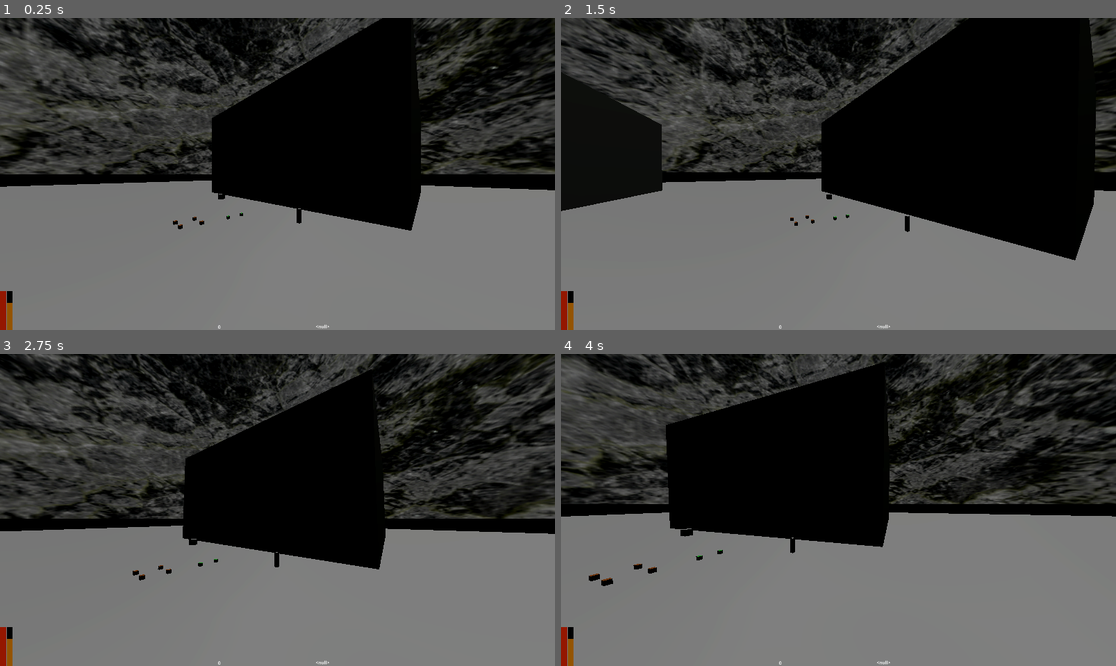
Above: before the commit, frames 1-4 (two rows, left to right).
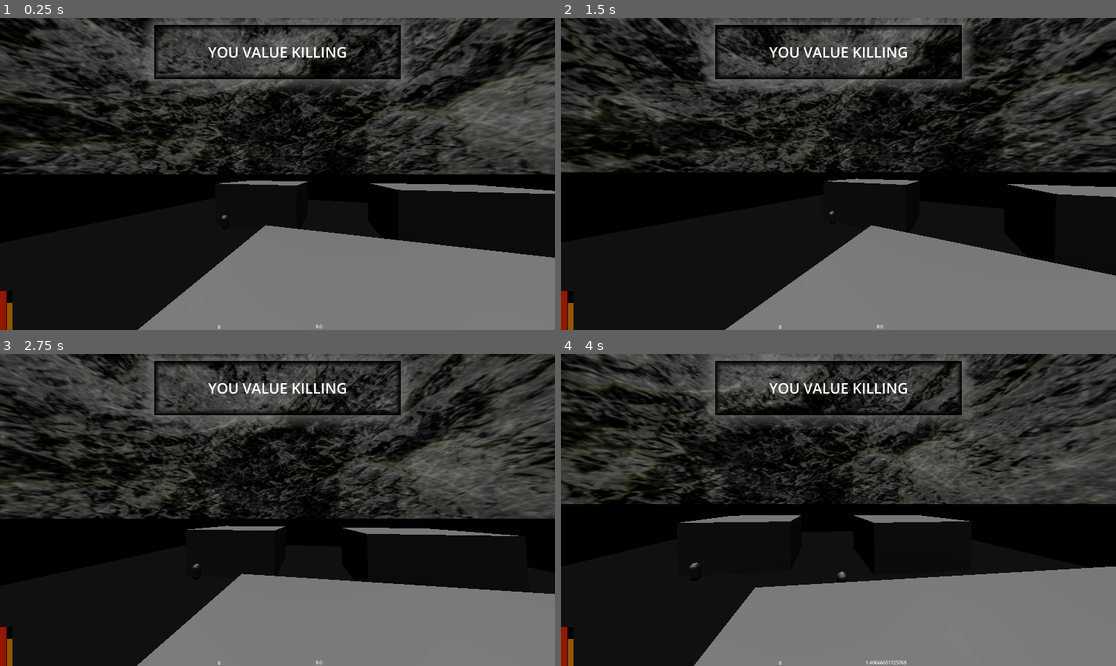
Above: after the commit, the same moments.

Repository: sharwenn-dev/debasement-game
Game: Godot game, scene res://test_world.tscn
The game is run twice, just before and just after one commit, with the same random seed, the same clock (stepped at 60 frames per second) and the same inputs.
Inputs (mouse positions are in pixels of both pictures, inside the frame that each line leads up to):
- Up to frame 1 (0.25 s): no input
- Up to frame 2 (1.5 s): tap Enter (ui_accept) at 0.5, 0.77 s; move the mouse to (866, 174) at 0.52 s; hold Up (ui_up) from 0.53 s (still down); tap F (interact) at 0.6, 1.35 s; move the mouse to (810, 174) at 1.27 s
- Up to frame 3 (2.75 s): keep holding Up (ui_up); tap Enter (ui_accept) at 1.52 s; move the mouse to (288, 503) at 2.02 s; tap F (interact) at 2.1 s
- Up to frame 4 (4 s): keep holding Up (ui_up); tap Enter (ui_accept) at 2.75, 3.02, 3.77 s; move the mouse to (832, 516) at 2.77 s; tap F (interact) at 2.85, 3.6 s; move the mouse to (877, 513) at 3.52 s

The runs differ from the first frame. In frame 1, 53% of the frame differs, in the area x 0-100%, y 0-100%; in frame 2, 51%; in frame 3, 53%; in frame 4, 53%.

Commit message:
5/16 value_handle global and testing

Diff:
--- a/base_human.gd
+++ b/base_human.gd
@@ -42,7 +42,7 @@
 	#if player.in_dialogue and dialogue_range.monitoring and not in_dialogue_range:
 		#player.end_dialogue() # FIX HERE!!!!
 	if data.health <= 0:
-		player.data.value_progs.kills += 1
+		player.data.value.kills += 1
 		queue_free()
 
 func interact():
--- a/debase_player.tscn
+++ b/debase_player.tscn
@@ -18,6 +18,7 @@
 
 var inertia = Vector3.ZERO
 var damage_lock = 0.0
+var fastest_falling = 0.0
 
 @onready var model = $MeshInstance3D
 @onready var health_bar = $head/Camera3D/HUD/health_bar
@@ -54,9 +55,10 @@
 	\"hunger\": 70,
 	\"left\": null,
 	\"right\": null,
-	\"value_progs\": {
+	\"value\": {
 		\"kills\": 0,
-		\"starve_time\": 0
+		\"starve_time\": 0,
+		\"fall_damage\": 0,
 	},
 }
 
@@ -92,16 +94,22 @@
 	pos.y = sin(time * BOB_FREQ) * BOB_AMP
 	return pos
 
-func take_damage(dmg):
-	if damage_lock == 0.0:
+func take_damage(dmg, type):
+	if damage_lock == 0.0 and type != \"fall\":
 		damage_lock = 0.5
 		data.health -= dmg
-		if data.health <= 0:
-			await get_tree().create_timer(0.25).timeout
+	elif type == \"fall\":
+		data.health -= dmg
+		data.value.fall_damage += dmg
+	pass
+
+func kill_check():
+	if data.health <= 0:
+		await get_tree().create_timer(0.25).timeout
+		if Input.get_mouse_mode() == Input.MOUSE_MODE_CAPTURED:
 			Input.set_mouse_mode(Input.MOUSE_MODE_VISIBLE)
-			OS.alert(\"You died!\")
-			get_tree().reload_current_scene()
-	pass
+		OS.alert(\"dead\")
+		get_tree().call_deferred(\"reload_current_scene\")
 
 func do_dialogue(text_set, page, character):
 	current_dialogue_set = text_set
@@ -162,8 +170,8 @@
 	and is_on_floor():
 		drop_item(data.right)
 
-	$head/Camera3D/HUD/left_test.text = str(data.value_progs.kills)
-	$head/Camera3D/HUD/right_test.text = str(data.right)
+	$head/Camera3D/HUD/left_test.text = str(data.value.kills)
+	$head/Camera3D/HUD/right_test.text = str(velocity.y)
 	if Input.is_action_just_pressed(\"left_click\") and data.left != null:
 		data.left.activate()
 	elif Input.is_action_just_pressed(\"right_click\") and data.right != null:
@@ -189,11 +197,7 @@
 		can_pickup = false
 
 	if data.health <= 0:
-		#kill
-		if Input.get_mouse_mode() == Input.MOUSE_MODE_CAPTURED:
-			Input.set_mouse_mode(Input.MOUSE_MODE_VISIBLE)
-		OS.alert(\"dead\")
-		get_tree().call_deferred(\"reload_current_scene\")
+		pass
 
 	time_since_hunger += delta
 	if time_since_hunger >= hunger_down_time:
@@ -216,7 +220,12 @@
 		get_tree().call_deferred(\"reload_current_scene\")
 
 	if not is_on_floor():
-		velocity += get_gravity() * delta
+		velocity += get_gravity() * delta * 2
+		fastest_falling = abs(velocity.y)
+	if is_on_floor():
+		if fastest_falling >= 10.0:
+			take_damage(fastest_falling*2.25, \"fall\")
+			fastest_falling = 0.0
 	if Input.is_action_just_pressed(\"ui_accept\") and is_on_floor():
 		velocity.y = JUMP_VELOCITY
 
@@ -243,7 +252,7 @@
 
 	damage_lock = max(damage_lock-delta, 0.0)
 	player_setup()
-
+	kill_check()
 	move_and_slide()
 "
 
@@ -267,6 +276,17 @@
 border_width_bottom = 15
 border_color = Color(0, 0, 0, 1)
 border_blend = true
+
+[sub_resource type="StyleBoxFlat" id="StyleBoxFlat_0ijgc"]
+draw_center = false
+border_width_left = 20
+border_width_top = 20
+border_width_right = 20
+border_width_bottom = 20
+border_color = Color(0, 0, 0, 1)
+border_blend = true
+shadow_color = Color(0.485703, 0.485704, 0.485703, 0.6)
+shadow_size = 50
 
 [node name="debase_player" type="CharacterBody3D" groups=["Human", "Player"]]
 wall_min_slide_angle = 3.14159
@@ -395,6 +415,21 @@
 horizontal_alignment = 1
 vertical_alignment = 1
 
+[node name="Label" type="Label" parent="head/Camera3D/HUD"]
+anchors_preset = 5
+anchor_left = 0.5
+anchor_right = 0.5
+offset_left = -427.0
+offset_top = 25.0
+offset_right = 427.0
+offset_bottom = 211.0
+grow_horizontal = 2
+theme_override_font_sizes/font_size = 50
+theme_override_styles/normal = SubResource("StyleBoxFlat_0ijgc")
+text = "YOU VALUE KILLING"
+horizontal_alignment = 1
+vertical_alignment = 1
+
 [node name="interact_ray" type="RayCast3D" parent="head/Camera3D"]
 target_position = Vector3(0, 0, -2)
 collision_mask = 3
--- a/project.godot
+++ b/project.godot
@@ -14,6 +14,10 @@
 run/main_scene="uid://7oh13t47s2nr"
 config/features=PackedStringArray("4.4", "GL Compatibility")
 config/icon="res://icon.svg"
+
+[autoload]
+
+ValueHandle="*res://value_handle.gd"
 
 [display]
 
--- a/test_world.tscn
+++ b/test_world.tscn
@@ -29,6 +29,9 @@
 tonemap_mode = 2
 glow_enabled = true
 
+[sub_resource type="StandardMaterial3D" id="StandardMaterial3D_kt6p6"]
+albedo_color = Color(0.0142752, 0.0142752, 0.0142752, 1)
+
 [node name="test_world" type="Node3D"]
 
 [node name="DirectionalLight3D" type="DirectionalLight3D" parent="."]
@@ -48,9 +51,10 @@
 transform = Transform3D(1, 0, 0, 0, 1, 0, 0, 0, 1, 0, 0.00811934, 0)
 use_collision = true
 size = Vector3(67.3447, 0.350708, 71.8037)
+material = SubResource("StandardMaterial3D_kt6p6")
 
 [node name="debase_player" parent="." instance=ExtResource("2_1lwx6")]
-transform = Transform3D(-0.692458, 0, 0.721458, 0, 1, 0, -0.721458, 0, -0.692458, -4.12876, 1.28702, -2.24763)
+transform = Transform3D(0.312335, 0, -0.949972, 0, 1, 0, 0.949972, 0, 0.312335, -14.0639, 7.60027, -0.287199)
 
 [node name="CSGBox3D3" type="CSGBox3D" parent="."]
 transform = Transform3D(1, 0, 0, 0, 1, 0, 0, 0, 1, 9.2213, 3.35481, 12.5526)
--- /dev/null
+++ b/value_handle.gd
@@ -0,0 +1,9 @@
+extends Node
+
+@onready var player = get_tree().get_first_node_in_group("Player")
+
+func _process(delta: float) -> void:
+	player = get_tree().get_first_node_in_group("Player")
+	if player != null:
+		if player.data.value.kills >= 2:
+			player.take_damage(1000, "visceral")
--- /dev/null
+++ b/values/base_value.gd
@@ -0,0 +1,19 @@
+class_name BaseValue extends Node3D
+
+@onready var player = get_tree().get_first_node_in_group("Player")
+@onready var data = player.data
+
+var current_scene = null
+var origin_scene = null
+
+var initialized = false
+@export var value_name = "" # ex: "YOU VALUE KILLING"
+
+func _ready() -> void:
+	current_scene = get_tree().current_scene
+	origin_scene = current_scene
+
+func check_origin():
+	current_scene = get_tree().current_scene
+	if origin_scene != current_scene:
+		queue_free()
--- /dev/null
+++ b/values/base_value.tscn
@@ -0,0 +1,6 @@
+[gd_scene load_steps=2 format=3 uid="uid://di4mp4hatx13m"]
+
+[ext_resource type="Script" uid="uid://7l7iy4i26ybb" path="res://values/base_value.gd" id="1_22skc"]
+
+[node name="base_value" type="Node3D"]
+script = ExtResource("1_22skc")
Not shown: 1 places in debase_player.tscn that only renumber resources
Not shown: 1 places in test_world.tscn that only renumber resources
Not shown, added: value_handle.gd.uid
Not shown, added: values/base_value.gd.uid
